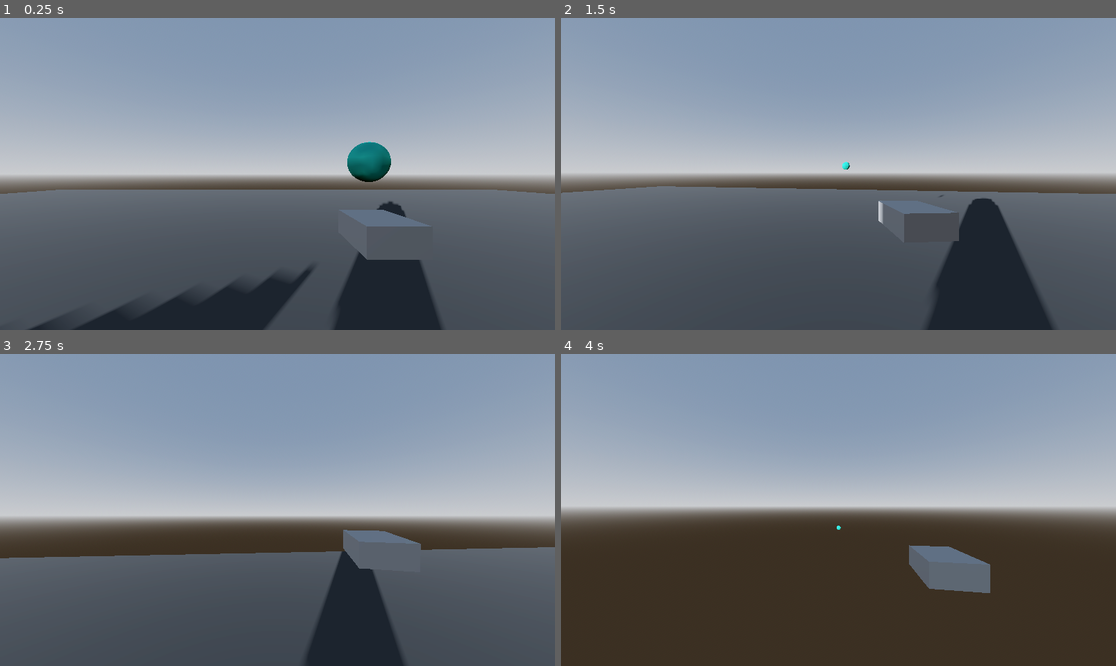
Above: before the commit, frames 1-4 (two rows, left to right).
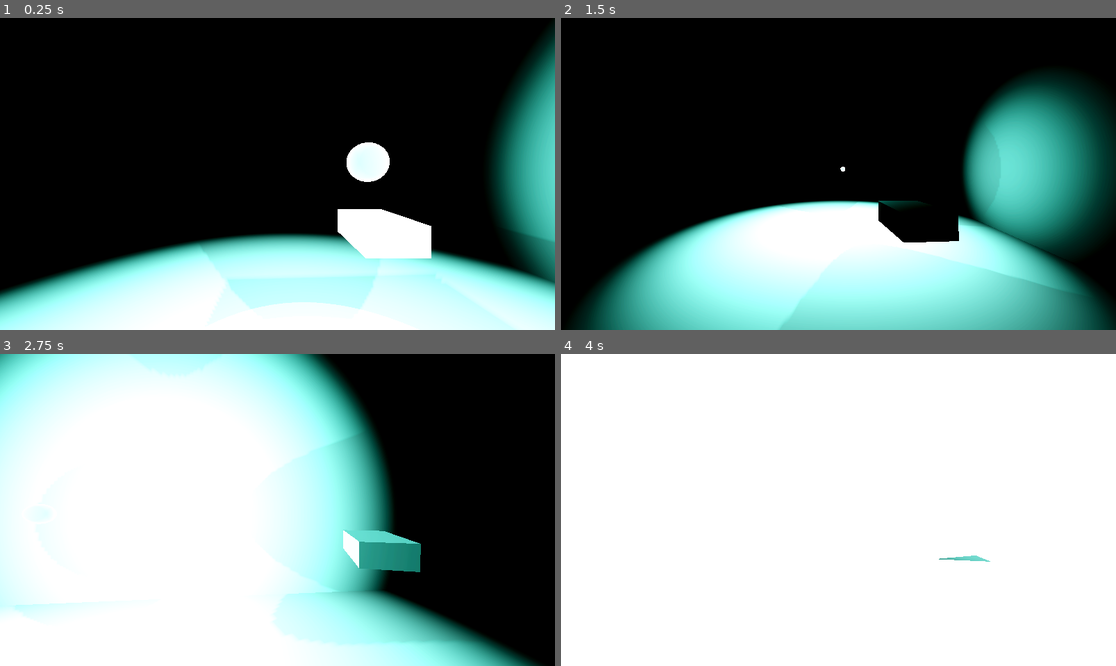
Above: after the commit, the same moments.

Repository: TRI-ADIC/valley-source-code
Game: Godot game, scene res://Scenes/Environment.tscn
Same seed, same stepped clock (60 frames per second), same inputs: the game is played once before the commit and once after it.
Inputs (mouse positions are in pixels of both pictures, inside the frame that each line leads up to):
- Up to frame 1 (0.25 s): no input
- Up to frame 2 (1.5 s): move the mouse to (866, 174) at 0.52 s; hold W (forward) from 0.53 s (still down); right-click (866, 174) at 0.6 s; tap Space (jump) at 0.77 s; move the mouse to (810, 174) at 1.27 s; click (810, 174) at 1.35 s
- Up to frame 3 (2.75 s): keep holding W (forward); tap Space (jump) at 1.52 s; move the mouse to (288, 503) at 2.02 s; hold Shift (sprint) from 2.03 s (still down)
- Up to frame 4 (4 s): keep holding W (forward); move the mouse to (832, 516) at 2.77 s; release Shift (sprint) at 2.78 s; right-click (832, 516) at 2.85 s; tap Space (jump) at 3.02, 3.77 s; move the mouse to (877, 513) at 3.52 s; press the mouse at (877, 513) at 3.53 s

The runs differ from the first frame. In frame 1, 100% of the frame differs, in the area x 0-100%, y 0-100%; in frame 2, 100%; in frame 3, 100%; in frame 4, 100%.

Commit message:
feat: add first prototype level

Diff:
--- a/Scenes/AnthroCat.tscn
+++ b/Scenes/AnthroCat.tscn
@@ -46,10 +46,72 @@
 transform = Transform3D(0.15, 0, 0, 0, 0.15, 0, 0, 0, 0.15, 0, -0.043509007, -0.38714612)
 mesh = SubResource("SphereMesh_go701")
 
+[node name="Lights" type="Node3D" parent="Head/Camera3D/Spirit/MeshInstance3D" unique_id=74992989]
+
+[node name="OmniLight3D" type="OmniLight3D" parent="Head/Camera3D/Spirit/MeshInstance3D/Lights" unique_id=1934625501]
+transform = Transform3D(6.666666, 0, 0, 0, 6.666666, 0, 0, 0, 6.666666, 0, 0, -0.98404455)
+light_color = Color(0.5703529, 1, 0.9339138, 1)
+light_energy = 0.15
+light_size = 2.0
+light_specular = 4.0
+shadow_enabled = true
+shadow_bias = 1.684
+distance_fade_begin = 7.0
+
+[node name="OmniLight3D2" type="OmniLight3D" parent="Head/Camera3D/Spirit/MeshInstance3D/Lights" unique_id=1866628453]
+transform = Transform3D(6.666666, 0, 0, 0, 6.666666, 0, 0, 0, 6.666666, 1.037822, 0, 0)
+light_color = Color(0.5703529, 1, 0.9339138, 1)
+light_energy = 0.15
+light_size = 2.0
+light_specular = 4.0
+shadow_enabled = true
+shadow_bias = 1.684
+distance_fade_begin = 7.0
+
+[node name="OmniLight3D3" type="OmniLight3D" parent="Head/Camera3D/Spirit/MeshInstance3D/Lights" unique_id=1704010515]
+transform = Transform3D(6.666666, 0, 0, 0, 6.666666, 0, 0, 0, 6.666666, 0, 0, 0.9924638)
+light_color = Color(0.5703529, 1, 0.9339138, 1)
+light_energy = 0.15
+light_size = 2.0
+light_specular = 4.0
+shadow_enabled = true
+shadow_bias = 1.684
+distance_fade_begin = 7.0
+
+[node name="OmniLight3D4" type="OmniLight3D" parent="Head/Camera3D/Spirit/MeshInstance3D/Lights" unique_id=1193744370]
+transform = Transform3D(6.666666, 0, 0, 0, 6.666666, 0, 0, 0, 6.666666, -1.3239602, 0, 0)
+light_color = Color(0.5703529, 1, 0.9339138, 1)
+light_energy = 0.15
+light_size = 2.0
+light_specular = 4.0
+shadow_enabled = true
+shadow_bias = 1.684
+distance_fade_begin = 7.0
+
+[node name="OmniLight3D5" type="OmniLight3D" parent="Head/Camera3D/Spirit/MeshInstance3D/Lights" unique_id=1026681635]
+transform = Transform3D(6.666666, 0, 0, 0, 6.666666, 0, 0, 0, 6.666666, 0, 1.1107683, 0)
+light_color = Color(0.5703529, 1, 0.9339138, 1)
+light_energy = 0.15
+light_size = 2.0
+light_specular = 4.0
+shadow_enabled = true
+shadow_bias = 1.684
+distance_fade_begin = 7.0
+
+[node name="OmniLight3D6" type="OmniLight3D" parent="Head/Camera3D/Spirit/MeshInstance3D/Lights" unique_id=124518846]
+transform = Transform3D(6.666666, 0, 0, 0, 6.666666, 0, 0, 0, 6.666666, 0, -1.12064, 0)
+light_color = Color(0.5703529, 1, 0.9339138, 1)
+light_energy = 0.15
+light_size = 2.0
+light_specular = 4.0
+shadow_enabled = true
+shadow_bias = 1.684
+distance_fade_begin = 7.0
+
 [node name="RayCast3D" type="RayCast3D" parent="Head/Camera3D" unique_id=801409789]
 transform = Transform3D(-1, 8.742276e-08, 0, 3.821371e-15, 4.371138e-08, -1, -8.742278e-08, -0.9999998, -4.371139e-08, 0, 0, 0)
 exclude_parent = false
-target_position = Vector3(0, 6.5, 0)
+target_position = Vector3(0, 10, 0)
 
 [node name="RayCastEndPoint" type="Node3D" parent="Head/Camera3D" unique_id=969469291]
-transform = Transform3D(1, 0, 0, -1.009742e-28, 1, 0, -7.1054274e-15, -3.5527137e-15, 1, 0, 0, -6.5)
+transform = Transform3D(1, 0, 0, -1.009742e-28, 1, 0, -7.1054274e-15, -3.5527137e-15, 1, 0, 0, -10)
--- a/Scenes/Environment.tscn
+++ b/Scenes/Environment.tscn
@@ -2,15 +2,11 @@
 
 [ext_resource type="PackedScene" uid="uid://dnh2atcr2mn0n" path="res://Scenes/AnthroCat.tscn" id="1_ijv5j"]
 
-[sub_resource type="ORMMaterial3D" id="ORMMaterial3D_752sw"]
-albedo_color = Color(0.37036446, 0.3703645, 0.37036446, 1)
-
-[sub_resource type="ORMMaterial3D" id="ORMMaterial3D_ijv5j"]
-albedo_color = Color(0.30140078, 0.40327075, 0.25642157, 1)
-
 [sub_resource type="ProceduralSkyMaterial" id="ProceduralSkyMaterial_752sw"]
-sky_horizon_color = Color(0.66224277, 0.6717428, 0.6867428, 1)
-ground_horizon_color = Color(0.66224277, 0.6717428, 0.6867428, 1)
+sky_top_color = Color(0, 0, 0, 1)
+sky_horizon_color = Color(0, 0, 0, 1)
+ground_bottom_color = Color(0, 0, 0, 1)
+ground_horizon_color = Color(0, 0, 0, 1)
 
 [sub_resource type="Sky" id="Sky_fj7yv"]
 sky_material = SubResource("ProceduralSkyMaterial_752sw")
@@ -18,40 +14,106 @@
 [sub_resource type="Environment" id="Environment_ijv5j"]
 background_mode = 2
 sky = SubResource("Sky_fj7yv")
+ambient_light_energy = 0.0
 tonemap_mode = 2
 glow_enabled = true
+glow_intensity = 0.01
+glow_strength = 1.25
+
+[sub_resource type="ORMMaterial3D" id="ORMMaterial3D_752sw"]
 
 [node name="Environment" type="Node3D" unique_id=276202814]
-
-[node name="CSGBox3D" type="CSGBox3D" parent="." unique_id=760749472]
-transform = Transform3D(44.29713, 0, 0, 0, 0.05715871, 0, 0, 0, 40.037014, 0, 0, 0)
-use_collision = true
-material = SubResource("ORMMaterial3D_752sw")
-
-[node name="CSGBox3D2" type="CSGBox3D" parent="." unique_id=1198655811]
-transform = Transform3D(3.8821323, 0, 0, 0, 12.814002, 0, 0, 0, 3.7462149, 3.5226612, -5.614293, 9.91011)
-use_collision = true
-size = Vector3(0.70458984, 0.9842529, 0.71240234)
-material = SubResource("ORMMaterial3D_ijv5j")
-
-[node name="CSGBox3D3" type="CSGBox3D" parent="." unique_id=1895204205]
-transform = Transform3D(3.8821323, 0, 0, 0, 12.814002, 0, 0, 0, 3.7462149, -2.2760968, -5.0128984, 9.91011)
-use_collision = true
-size = Vector3(0.70458984, 0.9842529, 0.71240234)
-material = SubResource("ORMMaterial3D_ijv5j")
-
-[node name="CSGBox3D4" type="CSGBox3D" parent="." unique_id=628147465]
-transform = Transform3D(3.8698115, -1.0200895, -7.450581e-09, 0.29500124, 12.192824, 1.116527, -0.09210862, -3.8069816, 3.5759602, -8.2346735, -4.2133427, 11.214978)
-use_collision = true
-size = Vector3(0.70458984, 0.9842529, 0.71240234)
-material = SubResource("ORMMaterial3D_ijv5j")
 
 [node name="WorldEnvironment" type="WorldEnvironment" parent="." unique_id=808752591]
 environment = SubResource("Environment_ijv5j")
 
 [node name="DirectionalLight3D" type="DirectionalLight3D" parent="." unique_id=433067542]
-transform = Transform3D(-0.86602545, -0.065539986, -0.49568596, 0, -0.9913718, 0.13107985, -0.50000006, 0.11351846, 0.8585531, 0, 0, 0)
+transform = Transform3D(-0.86602545, -0.06553995, -0.49568596, 0.022986611, -0.9955424, 0.09147083, -0.49947143, 0.06782192, 0.8636716, 0, 0, 0)
+visible = false
 shadow_enabled = true
 
 [node name="AnthroCat" parent="." unique_id=1476496864 instance=ExtResource("1_ijv5j")]
-transform = Transform3D(1, 0, 0, 0, 1, 0, 0, 0, 1, 0, 1.5666194, 0)
+transform = Transform3D(1, 0, 0, 0, 1, 0, 0, 0, 1, 26.17045, 6.2787914, 0)
+
+[node name="CSGs" type="Node3D" parent="." unique_id=912317432]
+
+[node name="CSGBox3D" type="CSGBox3D" parent="CSGs" unique_id=760749472]
+transform = Transform3D(44.29713, 0, 0, 0, 0.05715871, 0, 0, 0, 40.037014, 0, 0, 0)
+use_collision = true
+size = Vector3(1.5957031, 159.85324, 1)
+material = SubResource("ORMMaterial3D_752sw")
+
+[node name="CSGCylinder3D" type="CSGCylinder3D" parent="CSGs/CSGBox3D" unique_id=2128930386]
+transform = Transform3D(0.022574825, 0, 0, 0, 17.495144, 0, 0, 0, 0.024976885, -0.41858473, 75.801796, 0.05044825)
+operation = 2
+use_collision = true
+radius = 5.3549805
+height = 1.7217407
+
+[node name="CSGBox3D7" type="CSGBox3D" parent="CSGs/CSGBox3D" unique_id=1639416313]
+transform = Transform3D(1, 0, 0, 0, 0.99999994, 0, 0, 0, 0.99999994, -0.2094371, 84.64887, -0.19830784)
+use_collision = true
+size = Vector3(0.08499527, 90.69153, 0.06706238)
+material = SubResource("ORMMaterial3D_752sw")
+
+[node name="CSGBox3D8" type="CSGBox3D" parent="CSGs/CSGBox3D/CSGBox3D7" unique_id=1588600182]
+transform = Transform3D(1, 0, 0, 0, 0.82059085, -400.32016, 0, 0.00081592257, 0.8205909, -0.019356728, -7.187042, -0.08042824)
+use_collision = true
+size = Vector3(0.046281815, 76.317444, 0.04524994)
+material = SubResource("ORMMaterial3D_752sw")
+
+[node name="CSGBox3D5" type="CSGBox3D" parent="CSGs/CSGBox3D" unique_id=594655392]
+transform = Transform3D(1, 0, 0, 0, 0.99999994, 0, 0, 0, 0.99999994, 0.17893678, 90.304695, 0.15674679)
+use_collision = true
+size = Vector3(0.02155304, 102.00318, 0.019866943)
+material = SubResource("ORMMaterial3D_752sw")
+
+[node name="CSGBox3D6" type="CSGBox3D" parent="CSGs/CSGBox3D/CSGBox3D5" unique_id=56130342]
+transform = Transform3D(1, 0, 0, 0, 0.99999994, 0, 0, 0, 0.99999994, 0.00121212, 55.463844, 0.001750946)
+use_collision = true
+size = Vector3(0.07960701, 51.67743, 0.062095642)
+material = SubResource("ORMMaterial3D_752sw")
+
+[node name="CSGBox3D2" type="CSGBox3D" parent="CSGs" unique_id=954393359]
+transform = Transform3D(44.29713, 0, 0, 0, 0.05715871, 0, 0, 0, 40.037014, 32.840275, 9.105032, 0)
+use_collision = true
+size = Vector3(0.11273193, 159.85324, 1)
+material = SubResource("ORMMaterial3D_752sw")
+
+[node name="CSGBox3D4" type="CSGBox3D" parent="CSGs" unique_id=1594105719]
+transform = Transform3D(44.29713, 0, 0, 0, 0.05715871, 0, 0, 0, 40.037014, -2.3287182, 9.105032, 16.225939)
+use_collision = true
+size = Vector3(1.4705124, 159.85324, 0.18945313)
+material = SubResource("ORMMaterial3D_752sw")
+
+[node name="CSGBox3D5" type="CSGBox3D" parent="CSGs" unique_id=1400244587]
+transform = Transform3D(44.29713, 0, 0, 0, 0.05715871, 0, 0, 0, 40.037014, -32.348293, 9.105032, -1.6054878)
+use_collision = true
+size = Vector3(0.11513901, 159.85324, 0.805542)
+material = SubResource("ORMMaterial3D_752sw")
+
+[node name="CSGBox3D3" type="CSGBox3D" parent="CSGs" unique_id=1157856210]
+transform = Transform3D(44.29713, 0, 0, 0, 0.05715871, 0, 0, 0, 40.037014, -2.43037, 9.105032, -18.03425)
+use_collision = true
+size = Vector3(1.4753375, 159.85324, 0.099121094)
+material = SubResource("ORMMaterial3D_752sw")
+
+[node name="Lights" type="Node3D" parent="." unique_id=1478406504]
+
+[node name="OmniLight3D" type="OmniLight3D" parent="Lights" unique_id=1751271408]
+transform = Transform3D(1, 0, 0, 0, 1, 0, 0, 0, 1, 6.5827293, 11.65069, -0.4790535)
+light_color = Color(0.389113, 0.7076233, 0.67991775, 1)
+light_energy = 3.534
+omni_range = 8.413098
+
+[node name="OmniLight3D2" type="OmniLight3D" parent="Lights" unique_id=1312675306]
+transform = Transform3D(1, 0, 0, 0, 1, 0, 0, 0, 1, -8.994918, 11.65069, -0.4790535)
+light_color = Color(0.389113, 0.7076233, 0.67991775, 1)
+light_energy = 3.534
+omni_range = 8.413098
+
+[node name="OmniLight3D3" type="OmniLight3D" parent="Lights" unique_id=1172005170]
+transform = Transform3D(1, 0, 0, 0, 1, 0, 0, 0, 1, -20.078815, 11.65069, -0.4790535)
+light_color = Color(0.389113, 0.7076233, 0.67991775, 1)
+light_energy = 3.534
+omni_range = 8.413098
--- a/Scripts/character_body_3d.gd
+++ b/Scripts/character_body_3d.gd
@@ -8,7 +8,7 @@
 var gravity = 45.0
 
 #Head bob variables
-const BOB_FREQUENCY = 2.0
+const BOB_FREQUENCY = 1.5
 const BOB_AMPLITUDE = 0.08
 var headbob_time = 0.0
 
